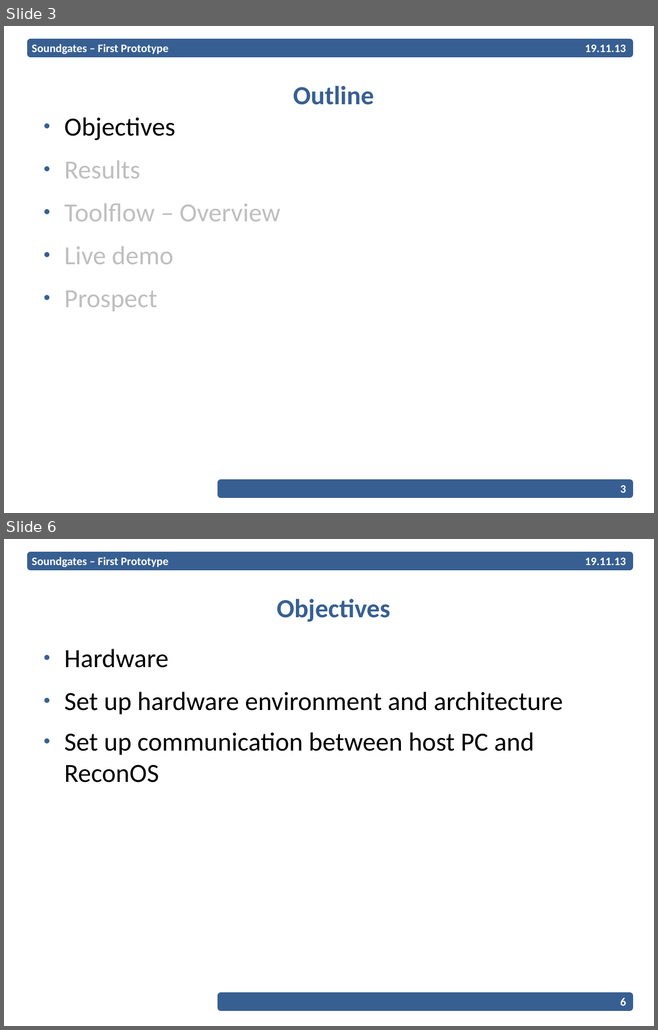
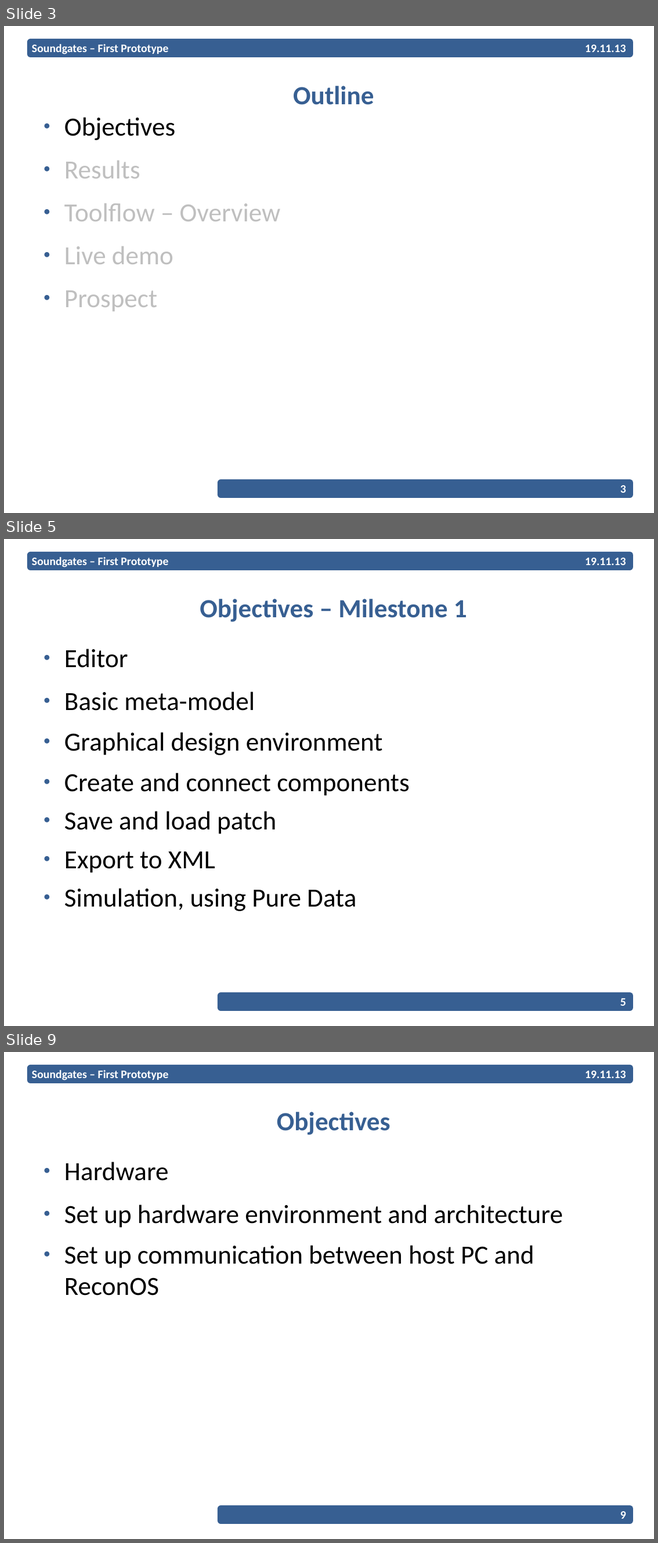
Before and after one commit to EPiCS/soundgates, a slide deck: documents/milestone1-2-presentation/Presentation.odp. Shown one above the other, each under a label of ours: slides 3 and 6 before the commit, slides 3, 5 and 9 after it; the slides between them are not shown. The pictures are 658x1030 and 658x1543 pixels, drawn with LibreOffice and Linux fonts; fonts in the diff are those of the drawing; background and template pictures are left out. Boxes give left, top, right and bottom in pixels: in the first picture for what was removed or moved away, otherwise in the second. Text is boxed around its words. In the diff, an @@ line names an element or a change of style, - is before the commit and + after.

Commit message:
slightly changed prototype presentation

```diff
--- a/documents/milestone1-2-presentation/Presentation.odp
+++ b/documents/milestone1-2-presentation/Presentation.odp
@@ slide 5 added at <box>4,539,654,1026</box>, background #FFFFFF; not listed: 2 template elements that a slide beside it also shows @@
@@ text added at <box>32,557,168,567</box>, 14 pt, text #FFFFFF, bold @@
+Soundgates – First Prototype
@@ text added at <box>585,558,626,565</box>, 14 pt, text #FFFFFF, bold @@
+19.11.13
@@ title added at <box>199,599,467,622</box>, 32 pt, text #375F92, bold @@
+Objectives – Milestone 1
@@ text added at <box>64,649,409,911</box>, 32 pt, text #000000 @@
+● Editor
+  ● Basic meta-model
+  ● Graphical design environment
+    ● Create and connect components
+    ● Save and load patch
+    ● Export to XML
+  ● Simulation, using Pure Data
@@ page number added at <box>620,998,626,1006</box>, 14 pt, text #FFFFFF, bold @@
+5
@@ what was slide 6 is now slide 9 @@
@@ page number at <box>620,1511,626,1519</box>: text changed @@
-6
+9
```
Also in this commit, not shown: 5 slides changed, 2 other slides added.
